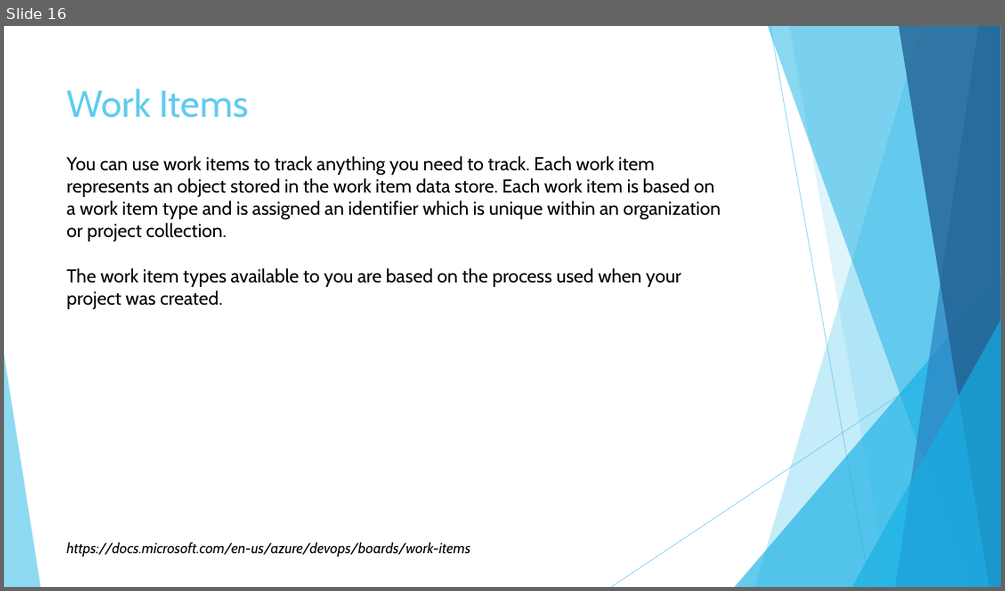
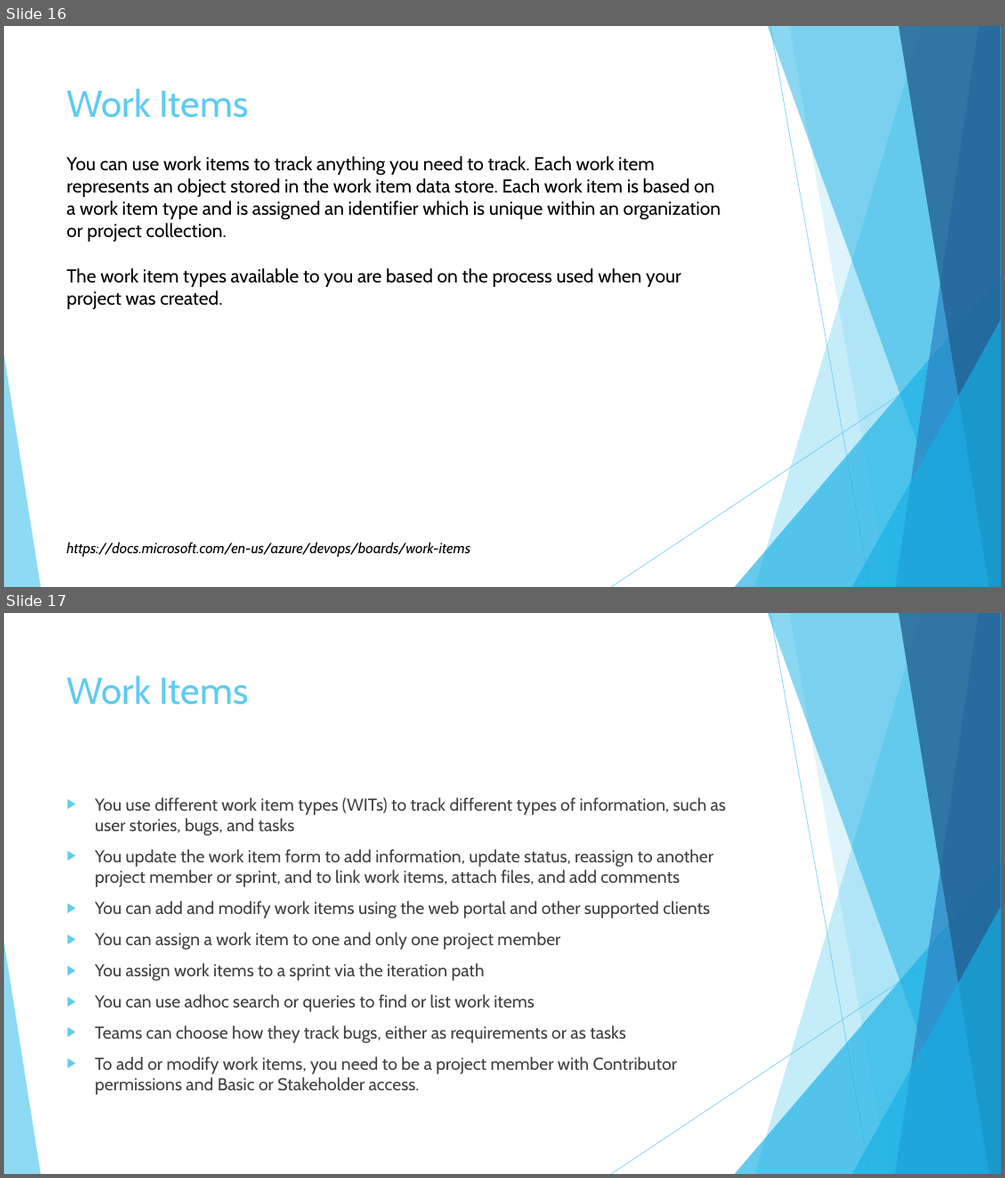
Before and after one commit to KarolinaUr/ProjSystBI, a slide deck: P01_AzureDevOps/ProjP1_02_AzureDevOpsBoards.pptx. Shown one above the other, each under a label of ours: slide 16 before the commit, slides 16 and 17 after it. The pictures are 1005x591 and 1005x1178 pixels, drawn with LibreOffice and Linux fonts; fonts in the diff are those of the drawing. Boxes give left, top, right and bottom in pixels: in the first picture for what was removed or moved away, otherwise in the second. Text is boxed around its words. In the diff, an @@ line names an element or a change of style, - is before the commit and + after.

```diff
--- a/P01_AzureDevOps/ProjP1_02_AzureDevOpsBoards.pptx
+++ b/P01_AzureDevOps/ProjP1_02_AzureDevOpsBoards.pptx
@@ slide 17 added at box(4, 613, 1001, 1174), background #FFFFFF; not listed: 10 template elements that a slide beside it also shows @@
@@ title added at box(67, 675, 249, 705), 36 pt, text #5FCBEF @@
+Work Items
@@ text added at box(95, 797, 726, 1094), 16.6 pt, text #404040 @@
+▶ You use different work item types (WITs) to track different types of information, such as user stories, bugs, and tasks
+▶ You update the work item form to add information, update status, reassign to another project member or sprint, and to link work items, attach files, and add comments
+▶ You can add and modify work items using the web portal and other supported clients
+▶ You can assign a work item to one and only one project member
+▶ You assign work items to a sprint via the iteration path
+▶ You can use adhoc search or queries to find or list work items
+▶ Teams can choose how they track bugs, either as requirements or as tasks
+▶ To add or modify work items, you need to be a project member with Contributor permissions and Basic or Stakeholder access.
```
Also in this commit, not shown: 6 slides changed, 8 other slides added, 2 slides removed.
